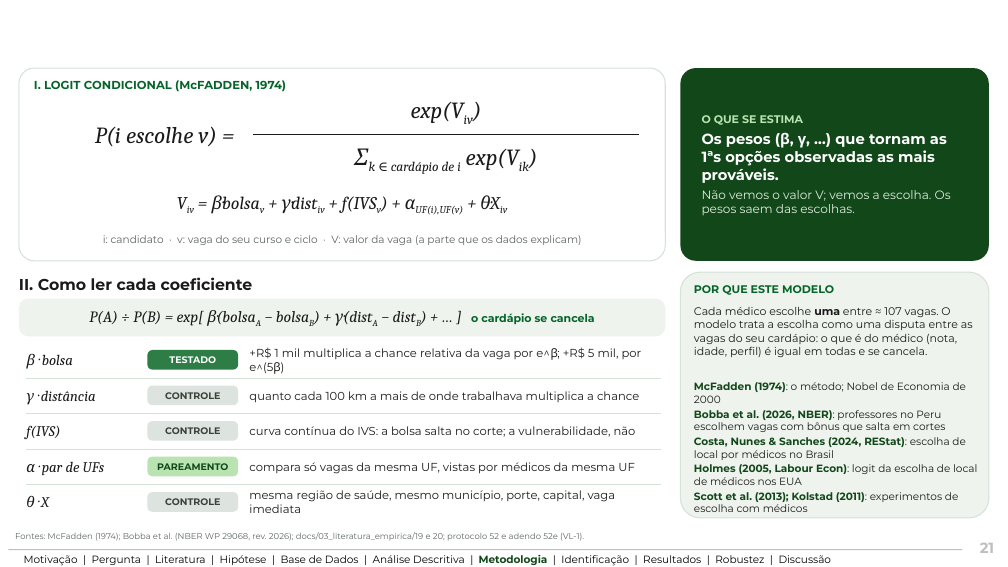
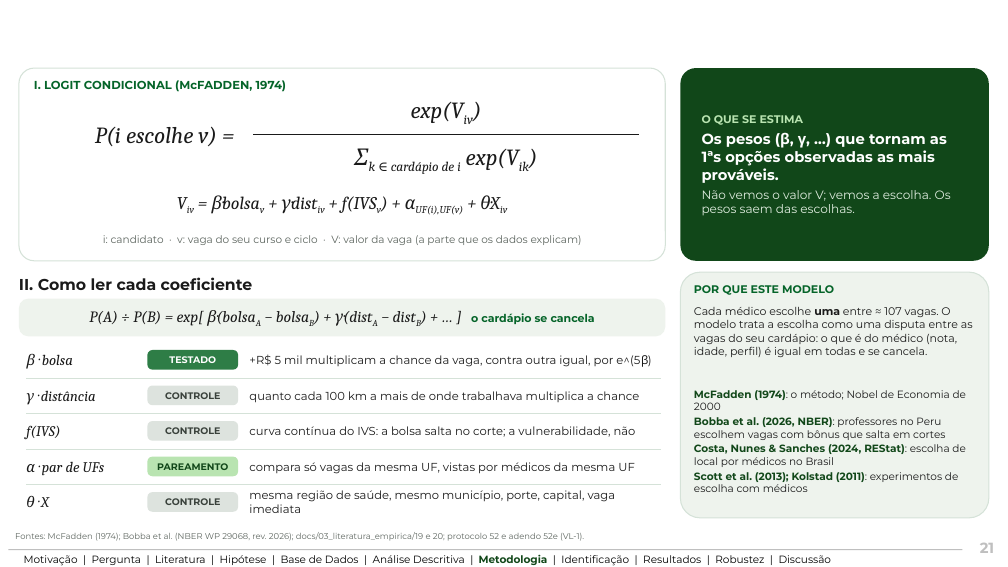
Before and after one commit to ka1victor/impact-eval-health-econ-pmme, a slide deck: slide 21 of output/apresentacao_banca_final/deck_banca_final_grupo.pptx. Drawn at 1008x567 pixels with LibreOffice and Linux fonts; fonts in the diff are those of the drawing; background and template pictures are left out. Boxes give left, top, right and bottom in pixels: in the first picture for what was removed or moved away, otherwise in the second. Text is boxed around its words. In the diff, an @@ line names an element or a change of style, - is before the commit and + after.

```diff
--- a/output/apresentacao_banca_final/deck_banca_final_grupo.pptx
+++ b/output/apresentacao_banca_final/deck_banca_final_grupo.pptx
@@ text at (x1=249, y1=354, x2=640, y2=367): text changed @@
-+R$ 1 mil multiplica a chance relativa da vaga por e^β; +R$ 5 mil, por e^(5β)
++R$ 5 mil multiplicam a chance da vaga, contra outra igual, por e^(5β)
@@ text "McFadden (1974): o método; Nobel ..." moved from (x1=694, y1=382, x2=977, y2=512) to (x1=694, y1=390, x2=966, y2=492) @@
@@ text at (x1=694, y1=464, x2=977, y2=485): paragraph removed @@
-Holmes (2005, Labour Econ): logit da escolha de local de médicos nos EUA
```
Also in this commit, not shown: 10 other slides changed, 10 other files.
